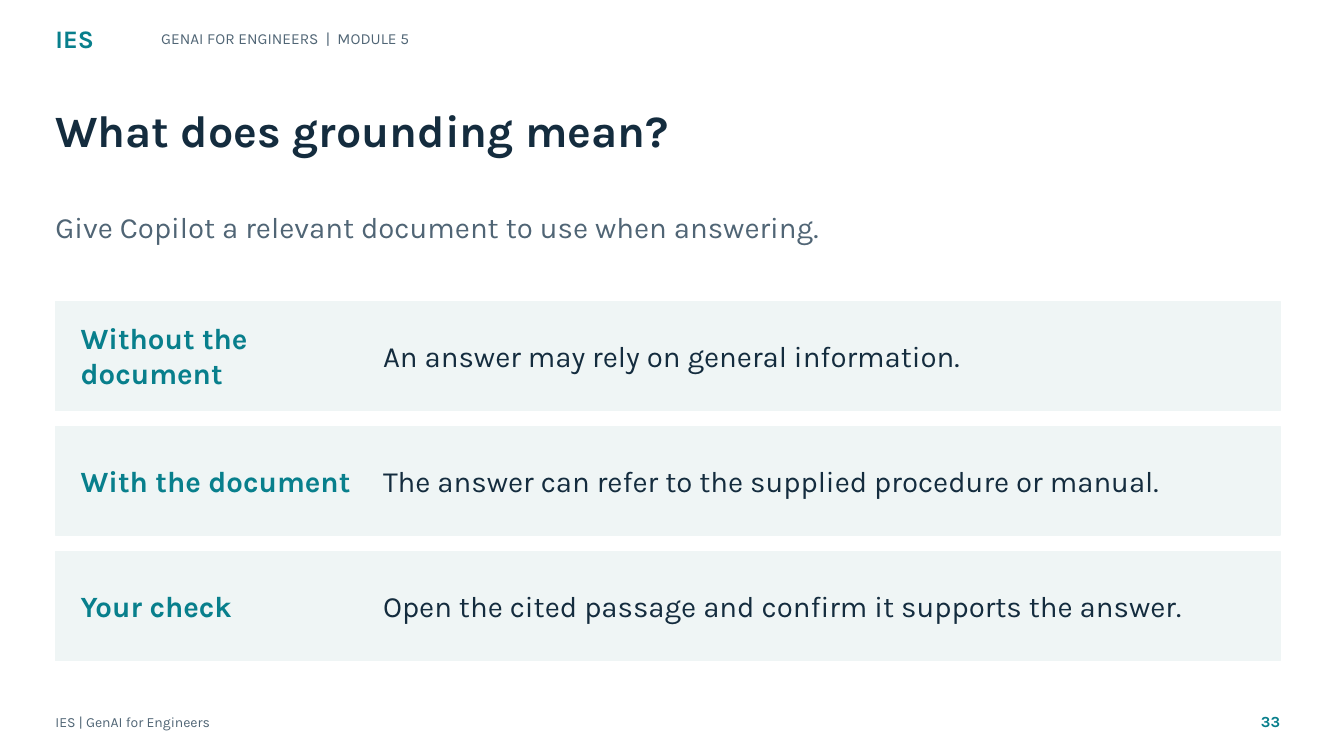
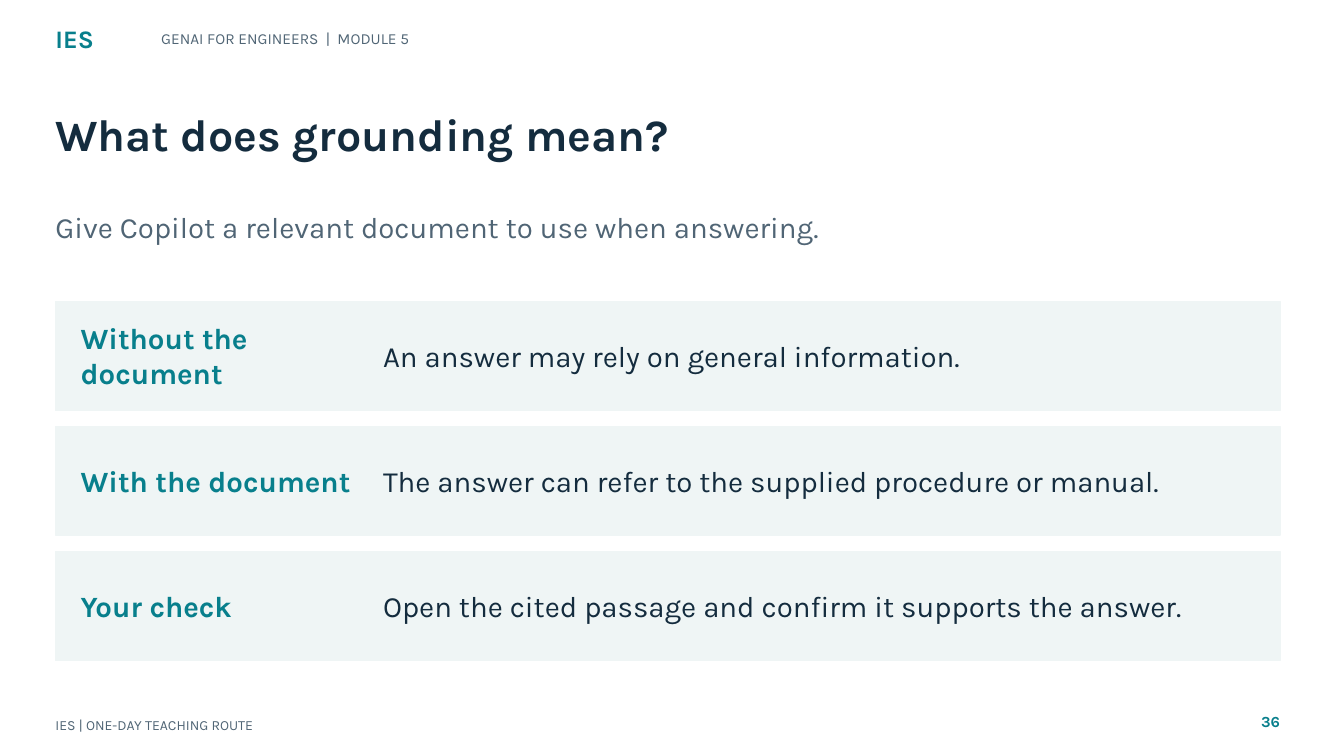
Before and after one commit to tertiarycourses/IES-GenAI-for-Engineers, a slide deck: slide 36 of courseware/Slides/IES-GenAI-for-Engineers.pptx (slide 33 before the commit). Drawn at 1344x756 pixels with LibreOffice and Linux fonts; fonts in the diff are those of the drawing. Boxes give left, top, right and bottom in pixels: in the first picture for what was removed or moved away, otherwise in the second. Text is boxed around its words. In the diff, an @@ line names an element or a change of style, - is before the commit and + after.

```diff
--- a/courseware/Slides/IES-GenAI-for-Engineers.pptx
+++ b/courseware/Slides/IES-GenAI-for-Engineers.pptx
@@ text "What does grounding mean?": place and size @@
-text "What does grounding mean?" at <box>55,115,669,159</box>
+text "What does grounding mean?" at <box>55,119,669,162</box>
@@ text at <box>1261,716,1280,727</box>: text changed @@
-33
+36
@@ text at <box>55,721,253,730</box>: text changed @@
-IES | GenAI for Engineers
+IES | ONE-DAY TEACHING ROUTE
```
Also in this commit, not shown: 37 other slides changed, 125 slides added, 51 other files.
